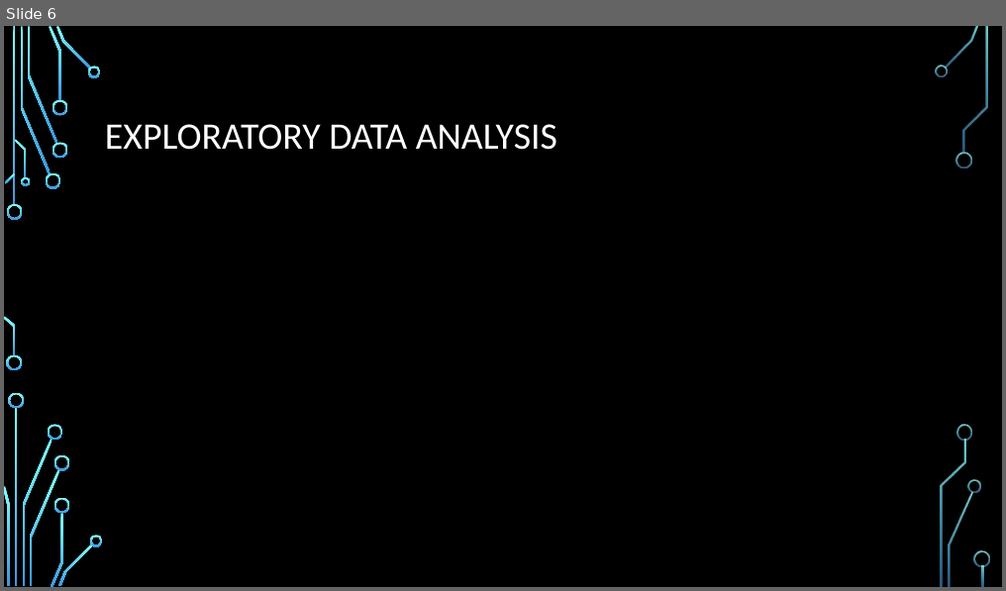
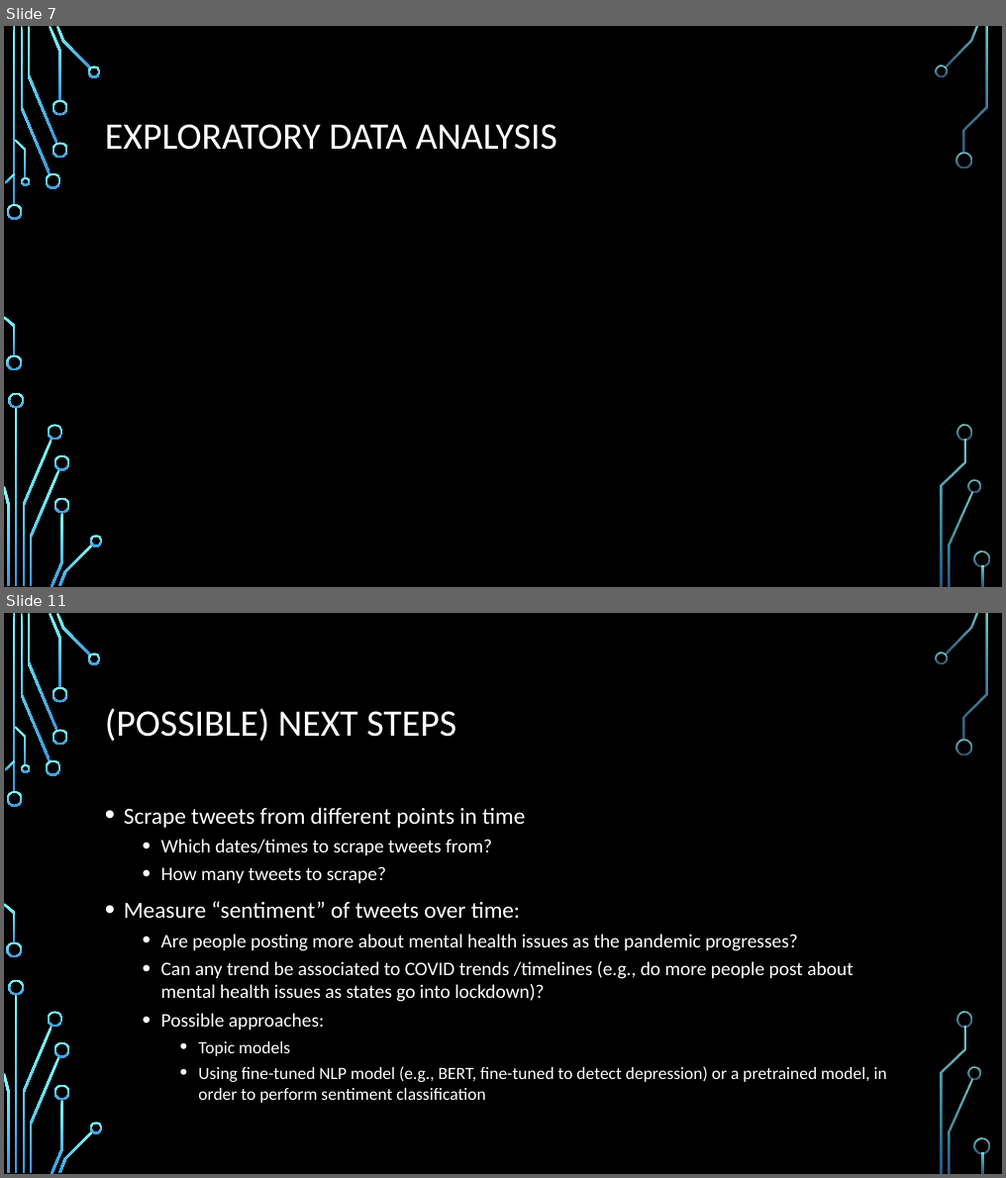
Before and after one commit to ngandhi01/TextMining, a slide deck: media/research_updates_2020-12-02.pptx. Shown one above the other, each under a label of ours: slide 6 before the commit, slides 7 and 11 after it; the slides between them are not shown. The pictures are 1006x591 and 1006x1178 pixels, drawn with LibreOffice and Linux fonts; fonts in the diff are those of the drawing; background and template pictures are left out. Boxes give left, top, right and bottom in pixels: in the first picture for what was removed or moved away, otherwise in the second. Text is boxed around its words. In the diff, an @@ line names an element or a change of style, - is before the commit and + after.

```diff
--- a/media/research_updates_2020-12-02.pptx
+++ b/media/research_updates_2020-12-02.pptx
@@ slide 11 added at (4, 613, 1002, 1174), background picture (left out); not listed: 36 template elements that a slide beside it also shows @@
@@ title added at (105, 708, 456, 741), 36 pt, text #FFFFFF @@
+(POSSIBLE) NEXT STEPS
@@ text added at (124, 807, 887, 1103), 18.5 pt, text #FFFFFF @@
+• Scrape tweets from different points in time
+  • Which dates/times to scrape tweets from?
+  • How many tweets to scrape?
+• Measure “sentiment” of tweets over time:
+  • Are people posting more about mental health issues as the pandemic progresses?
+  • Can any trend be associated to COVID trends /timelines (e.g., do more people post about mental health issues as states go into lockdown)?
+  • Possible approaches:
+    • Topic models
+    • Using fine-tuned NLP model (e.g., BERT, fine-tuned to detect depression) or a pretrained model, in order to perform sentiment classification
@@ what was slide 6 is now slide 7 @@
```
Also in this commit, not shown: 4 slides changed, 3 other slides added, 1 slide removed, 2 other files.
